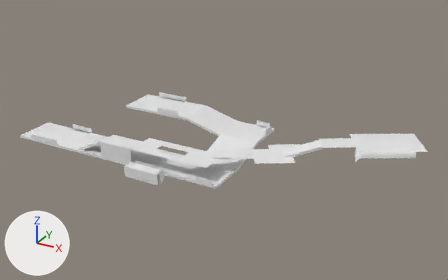
A saved change to the FBX model Content/Placeable/RoadModule/D2/SM_RoadModule_D2.fbx.
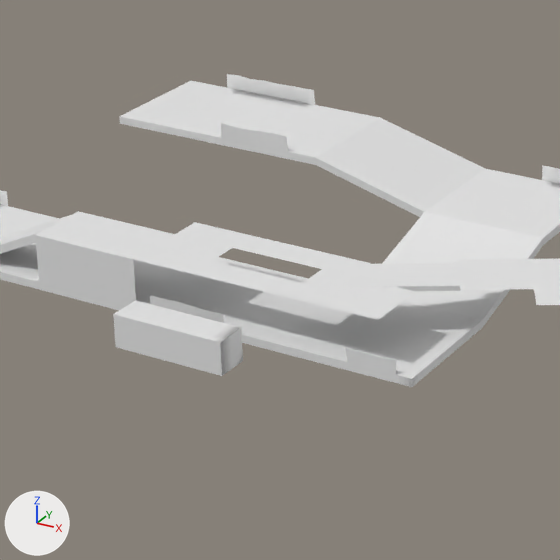
Each version is shown whole from a 50 mm camera at (92.8, -86.3, 50.2) aimed at (40.4, 8.8, 2.6), then close up on the part from 20% to 58% of the width and 25% to 86% of the height. The lights are fixed; the arrows at lower left show +X, +Y and +Z. Objects named as collision shapes, trigger or cutter boxes, shadow casters or lower levels of detail are left out. Where no turn or scale is listed for an object, it has been applied to the vertices. Vertices at the same position are counted once.

Names of what the first close-up shows: 'road'.
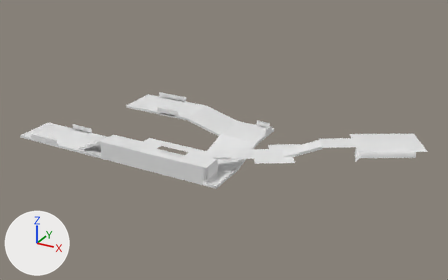
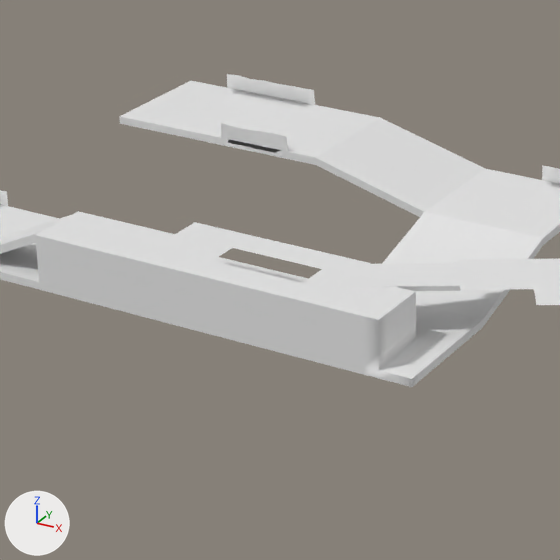
Location of each change, (x1, y1, x2, y2) in pixels of the close-ups (560 x 560 px):
```json
{"part": 1, "of": "me_transform5_013", "change": "deleted", "before": [113, 300, 243, 376]}
{"part": 2, "of": "me_transform5_013", "change": "cut back", "before": [37, 228, 560, 375], "after": [133, 259, 416, 370]}
```

The change, as JSON lines over the scene's bpy script:
```json
{"block": "me_transform5_013", "where": "# used by ob_road; location = (0.0, 0.0, 0.0); scale = (0.01, 0.01, 0.01)"}
{"op": "remove", "block": "me_transform5_013", "code": "me_transform5_013.from_pydata(...)  # 1871 vertices, 1514 faces; spans x 0.0..7648.0, y -859.0..2355.0, z -50.0..519.0"}
{"op": "add", "block": "me_transform5_013", "code": "me_transform5_013.from_pydata(...)  # 1759 vertices, 1539 faces; spans x 0.0..7648.0, y -408.0..2355.0, z -50.0..519.0"}
{"block": "me_transform5_013", "change": "me_transform5_013 part 1: the loose piece of 54 vertices spanning x 3000.0..3700.0, y -859.0..-659.0, z 0.0..200.0 is deleted"}
{"block": "me_transform5_013", "change": "me_transform5_013 part 2: 276 vertices removed from x 2100.0..7498.0, y -409.0..2095.0, z 80.0..513.0; 57 vertices added at x 2200.0..4400.0, y -400.0..200.0, z 100.0..200.0"}
```
